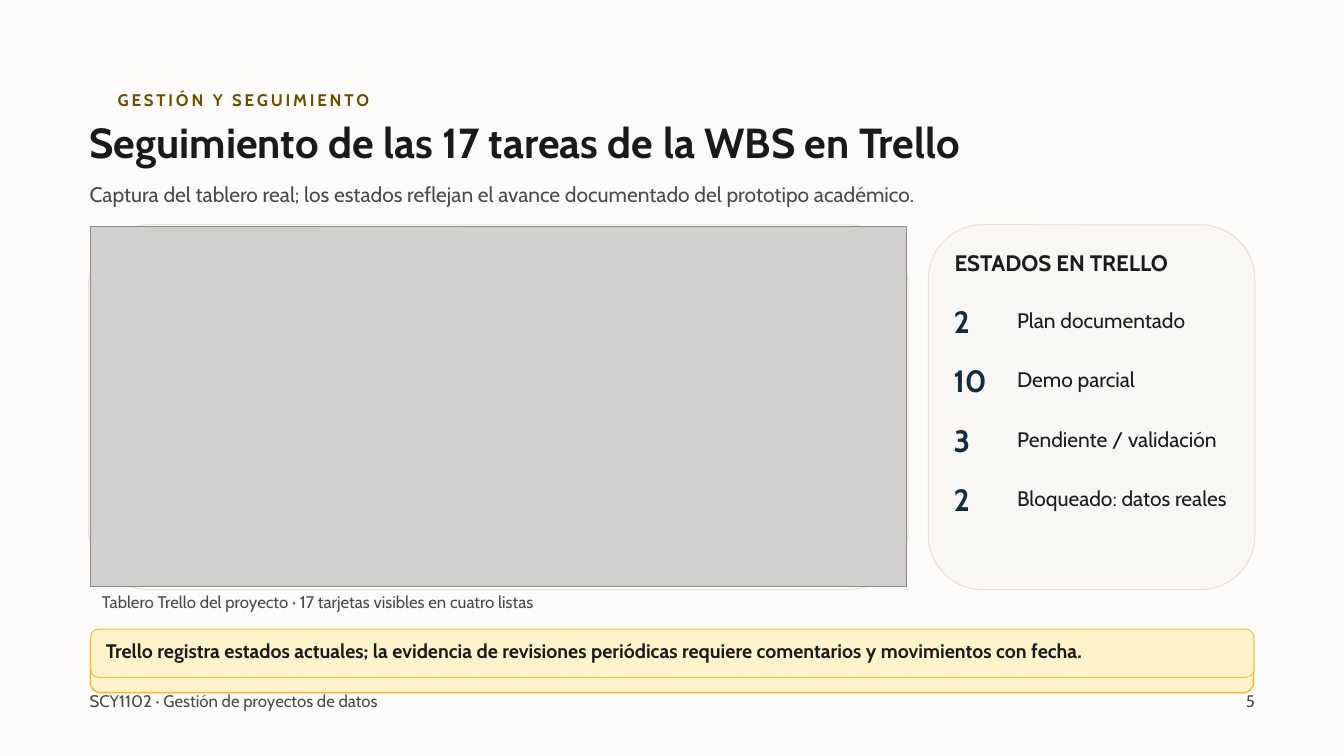
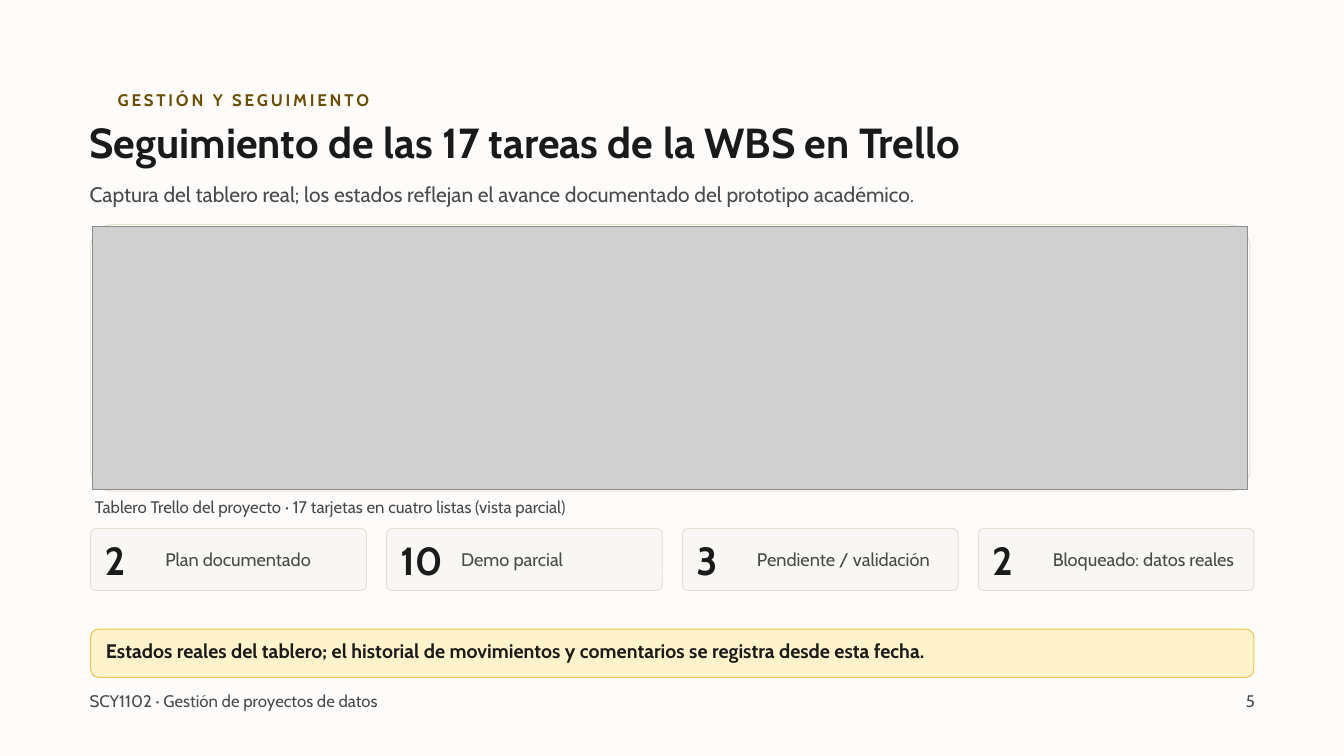
Before and after one commit to sutherlandfoncho/ev3-Gestion, a slide deck: slide 5 of 02_Presentacion_EP6/Presentacion_EP6.pptx. Drawn at 1344x756 pixels with LibreOffice and Linux fonts; fonts in the diff are those of the drawing; grey boxes stand for pictures; background and template pictures are left out. Boxes give left, top, right and bottom in pixels: in the first picture for what was removed or moved away, otherwise in the second. Text is boxed around its words. In the diff, an @@ line names an element or a change of style, - is before the commit and + after.

```diff
--- a/02_Presentacion_EP6/Presentacion_EP6.pptx
+++ b/02_Presentacion_EP6/Presentacion_EP6.pptx
@@ rounded rectangle: place and size @@
-rounded rectangle at [89, 225, 908, 590]
+rounded rectangle at [91, 225, 1250, 491]
@@ rounded rectangle at [91, 225, 1250, 491]: proportions changed @@
@@ picture: place and size @@
-picture at [91, 227, 906, 587]
+picture at [93, 227, 1248, 489]
@@ rounded rectangle removed at [929, 225, 1255, 590] @@
@@ text removed at [955, 255, 1168, 272] @@
-ESTADOS EN TRELLO
@@ text at [95, 500, 565, 517]: text changed @@
-Tablero Trello del proyecto · 17 tarjetas visibles en cuatro listas
+Tablero Trello del proyecto · 17 tarjetas en cuatro listas (vista parcial)
@@ rounded rectangle added at [91, 528, 366, 590], fill #F9F7F3, outline #E6E0D2 0.7 pt @@
@@ text "2": place and size @@
-text "2" at [954, 311, 970, 333]
+text "2" at [105, 547, 126, 575]
@@ text "Plan documentado": place and size @@
-text "Plan documentado" at [1017, 312, 1185, 329]
+text "Plan documentado" at [165, 552, 311, 566]
@@ rounded rectangle added at [386, 528, 661, 590], fill #F9F7F3, outline #E6E0D2 0.7 pt @@
@@ text "10": place and size @@
-text "10" at [954, 370, 987, 393]
+text "10" at [400, 547, 442, 576]
@@ text "Demo parcial": place and size @@
-text "Demo parcial" at [1017, 371, 1135, 392]
+text "Demo parcial" at [461, 552, 564, 571]
@@ rounded rectangle added at [683, 528, 958, 590], fill #F9F7F3, outline #E6E0D2 0.7 pt @@
@@ size 22 to 28 pt, text colour #142C41 to #1B1B1B; vertical alignment top to middle in 4 elements at [992, 547, 1013, 575], [105, 547, 126, 575], [400, 547, 442, 576], [696, 547, 717, 576] @@
@@ text "3": place and size @@
-text "3" at [954, 430, 971, 453]
+text "3" at [696, 547, 717, 576]
@@ size 15 to 13 pt, text colour #1B1B1B to #4A4A4A; vertical alignment top to middle in 4 elements at [1053, 552, 1234, 571], [165, 552, 311, 566], [461, 552, 564, 571], [757, 552, 930, 566] @@
@@ text "Pendiente / validación": place and size @@
-text "Pendiente / validación" at [1017, 431, 1217, 448]
+text "Pendiente / validación" at [757, 552, 930, 566]
@@ rounded rectangle added at [979, 528, 1254, 590], fill #F9F7F3, outline #E6E0D2 0.7 pt @@
@@ text "2": place and size @@
-text "2" at [954, 489, 970, 511]
+text "2" at [992, 547, 1013, 575]
@@ text "Bloqueado: datos reales": place and size @@
-text "Bloqueado: datos reales" at [1017, 490, 1227, 511]
+text "Bloqueado: datos reales" at [1053, 552, 1234, 571]
@@ rounded rectangle removed at [91, 632, 1254, 693] @@
-12 tarjetas resumen no equivalen a las 17 actividades: no calculamos un porcentaje de avance.
@@ text at [106, 643, 925, 663]: text changed @@
-Trello registra estados actuales; la evidencia de revisiones periódicas requiere comentarios y movimientos con fecha.
+Estados reales del tablero; el historial de movimientos y comentarios se registra desde esta fecha.
```
Also in this commit, not shown: 1 other slide changed, 1 other file.
